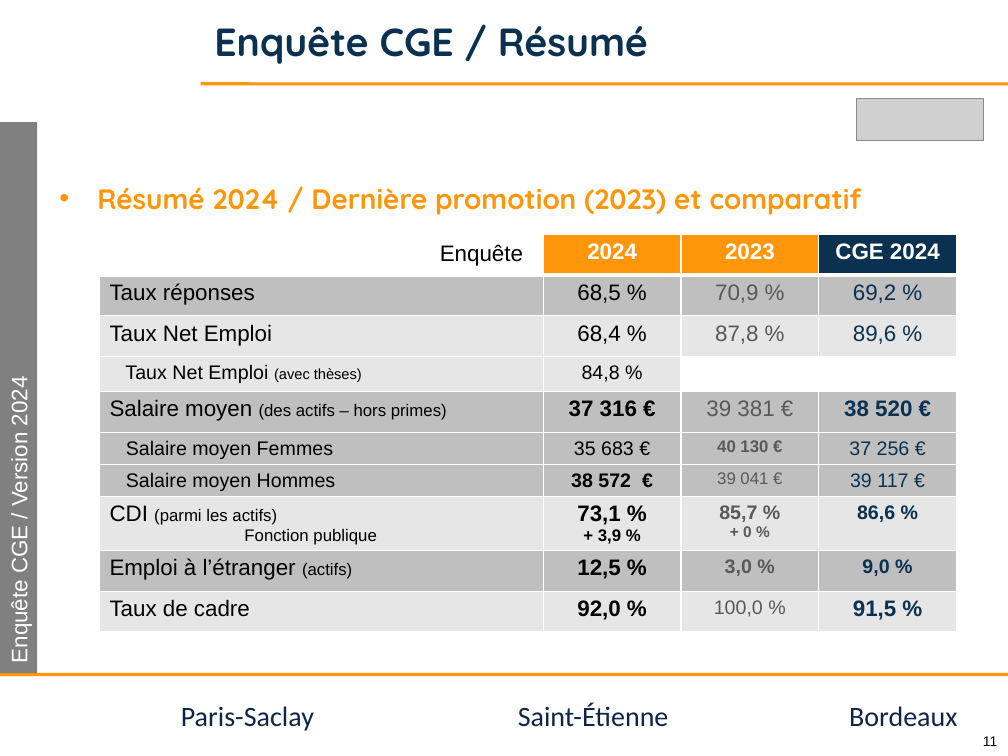
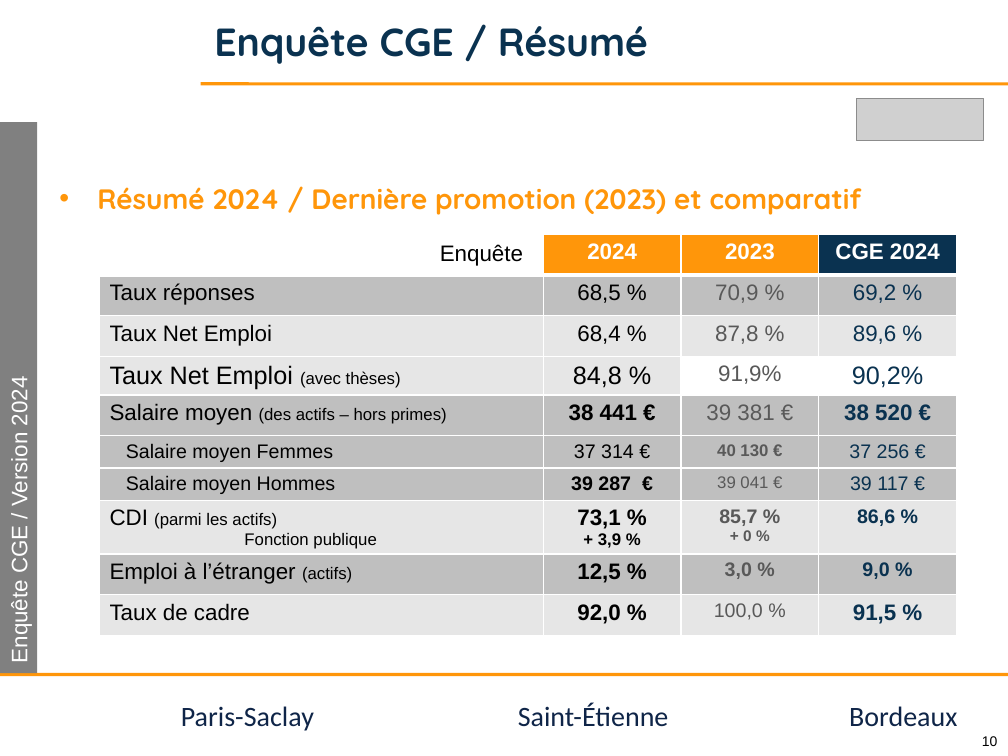
Before and after one commit to jvillemejane/jvillemejane, a slide deck: slide 10 of Presentations/2024_COPERF_CGE.pptx (slide 11 before the commit). Drawn at 1008x756 pixels with LibreOffice and Linux fonts; fonts in the diff are those of the drawing; grey boxes stand for pictures; background and template pictures are left out. Boxes give left, top, right and bottom in pixels: in the first picture for what was removed or moved away, otherwise in the second. Text is boxed around its words. In the diff, an @@ line names an element or a change of style, - is before the commit and + after.

```diff
--- a/Presentations/2024_COPERF_CGE.pptx
+++ b/Presentations/2024_COPERF_CGE.pptx
@@ table at <box>100,234,958,647</box> @@
-row 4, column 3: 
+row 4, column 3: 91,9%
-row 4, column 4: 
+row 4, column 4: 90,2%
-row 5, column 2: 37 316 €
+row 5, column 2: 38 441 €
-row 6, column 2: 35 683 €
+row 6, column 2: 37 314 €
-row 7, column 2: 38 572 €
+row 7, column 2: 39 287 €
@@ size 14 to 18 pt in "Taux Net Emploi", "84,8 %" @@
@@ size 10.5 to 12 pt in "(avec thèses)" @@
@@ page number at <box>982,736,998,746</box>: text changed @@
-11
+10
```
Also in this commit, not shown: 6 other slides changed, 2 slides added, 3 slides removed, 1 other file.
